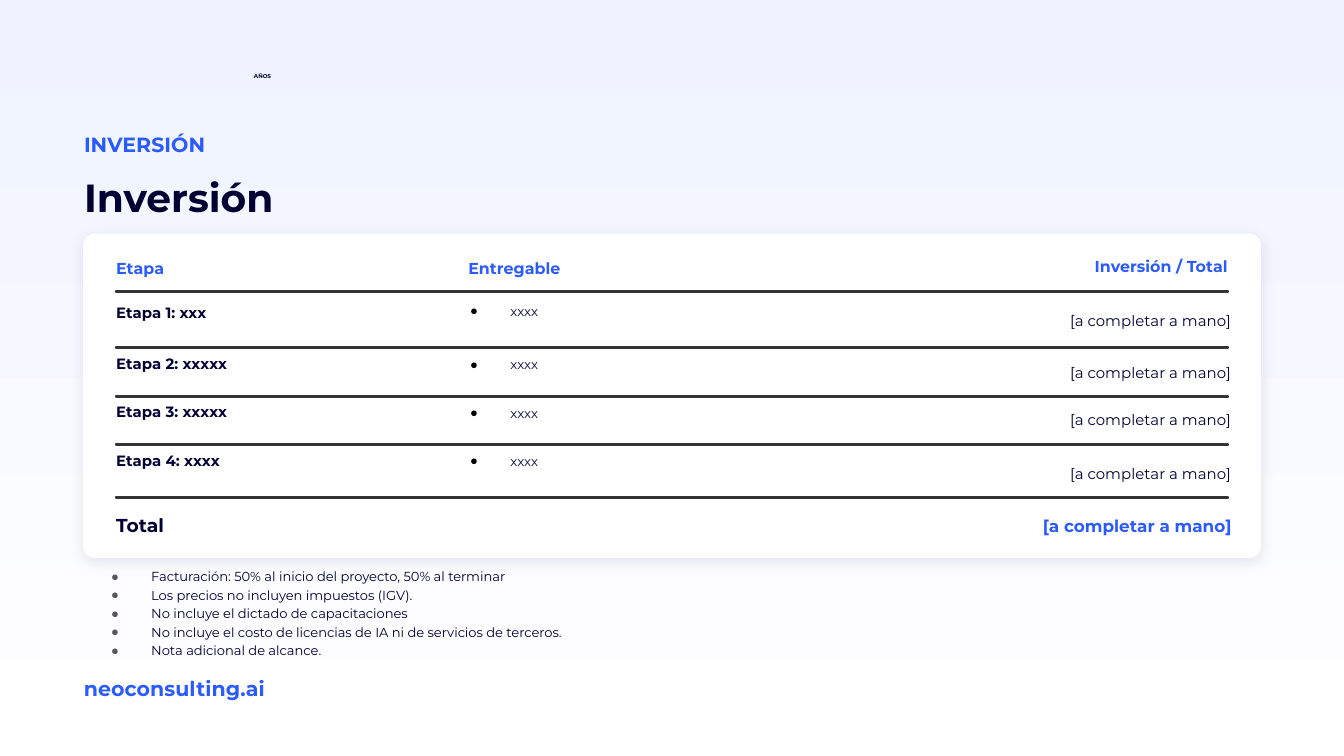
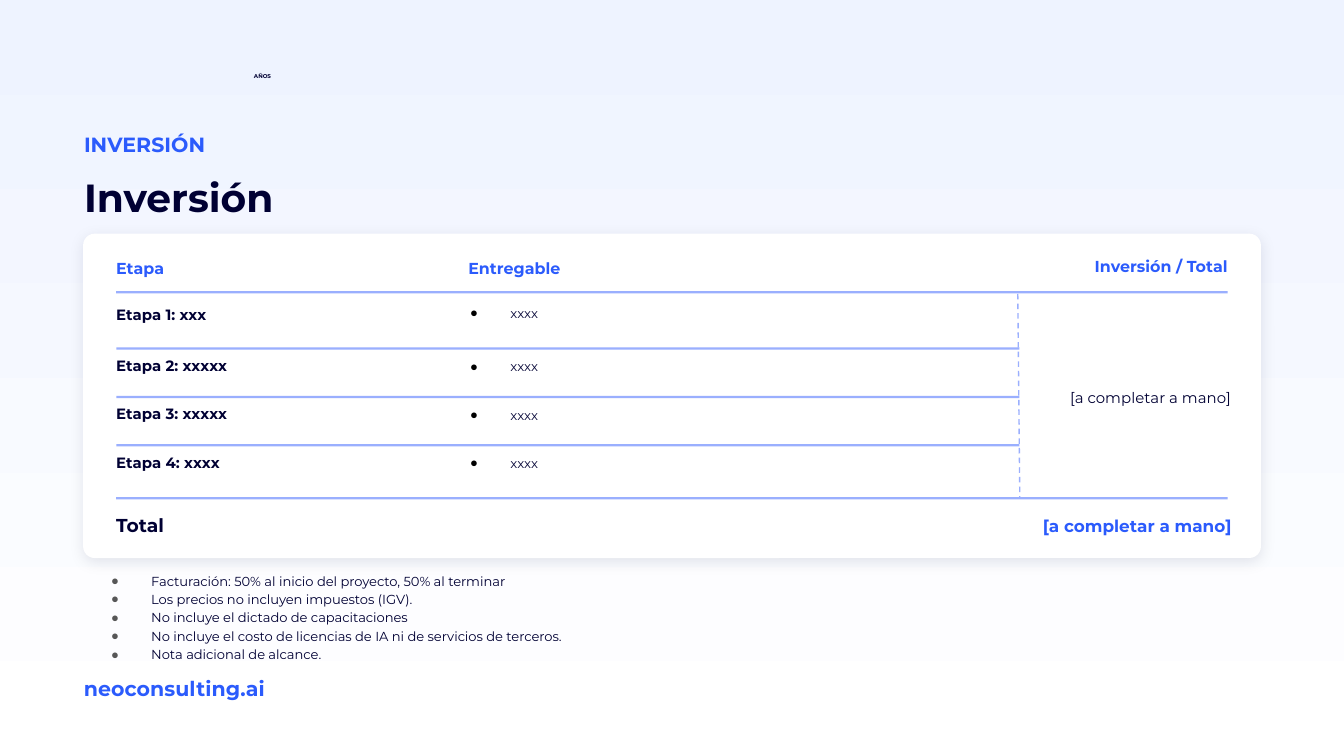
Before and after one commit to miguelchumacero/plantilla-base-deck, a slide deck: slide 28 of plantilla-base.pptx (slide 31 before the commit). Drawn at 1344x756 pixels with LibreOffice and Linux fonts; fonts in the diff are those of the drawing; background and template pictures are left out. Boxes give left, top, right and bottom in pixels: in the first picture for what was removed or moved away, otherwise in the second. Text is boxed around its words. In the diff, an @@ line names an element or a change of style, - is before the commit and + after.

```diff
--- a/plantilla-base.pptx
+++ b/plantilla-base.pptx
@@ line added from (1017, 294) to (1020, 499), #9AAFFE 0.75 pt dashed @@
@@ text removed at [1070, 315, 1231, 329] @@
-[a completar a mano]
@@ rectangle: place and size @@
-rectangle at [116, 348, 1227, 349]
+rectangle at [116, 348, 1019, 351]
@@ text "[a completar a mano]": place and size @@
-text "[a completar a mano]" at [1070, 414, 1231, 428]
+text "[a completar a mano]" at [1070, 392, 1231, 406]
@@ text removed at [1070, 367, 1231, 381] @@
-[a completar a mano]
@@ rectangle: place and size @@
-rectangle at [116, 396, 1227, 398]
+rectangle at [116, 396, 1019, 399]
@@ fill #D8E0F5 to #9AAFFE; outline #333333 1 pt to none in 5 elements at [116, 292, 1227, 294], [116, 497, 1227, 500], [116, 348, 1019, 351], [116, 396, 1019, 399], [116, 445, 1019, 448] @@
@@ rectangle: place and size @@
-rectangle at [116, 445, 1227, 446]
+rectangle at [116, 445, 1019, 448]
@@ text removed at [1070, 468, 1231, 482] @@
-[a completar a mano]
@@ text "Facturación: 50% al inicio del ...": place and size @@
-text "Facturación: 50% al inicio del ..." at [151, 571, 561, 655]
+text "Facturación: 50% al inicio del ..." at [151, 576, 561, 659]
```
Also in this commit, not shown: 32 other slides changed, 5 slides added, 8 slides removed, 2 other files.
